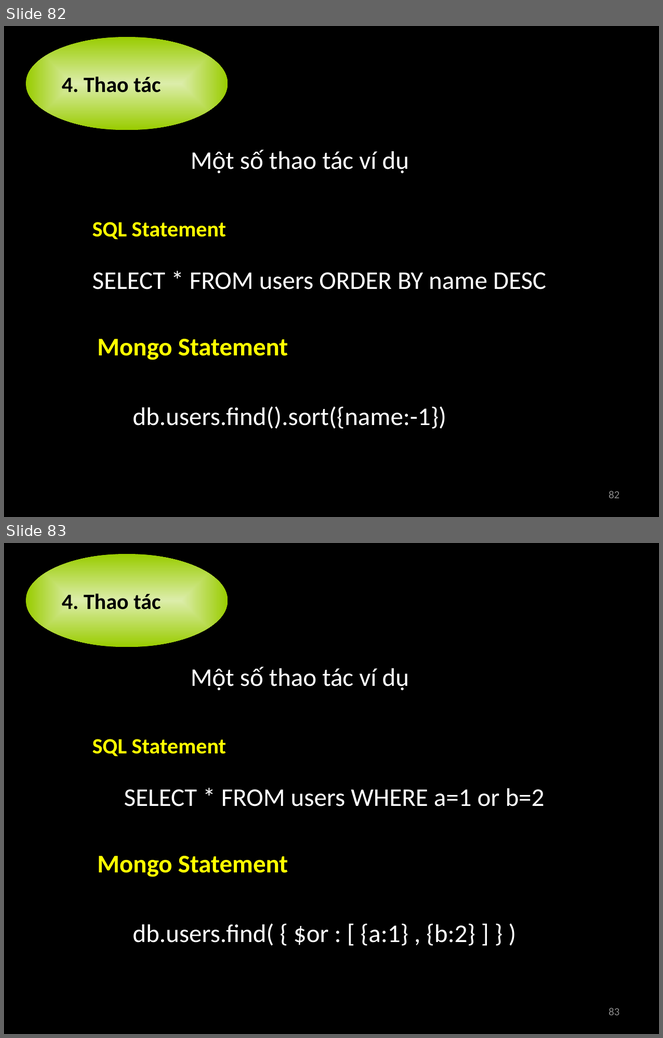
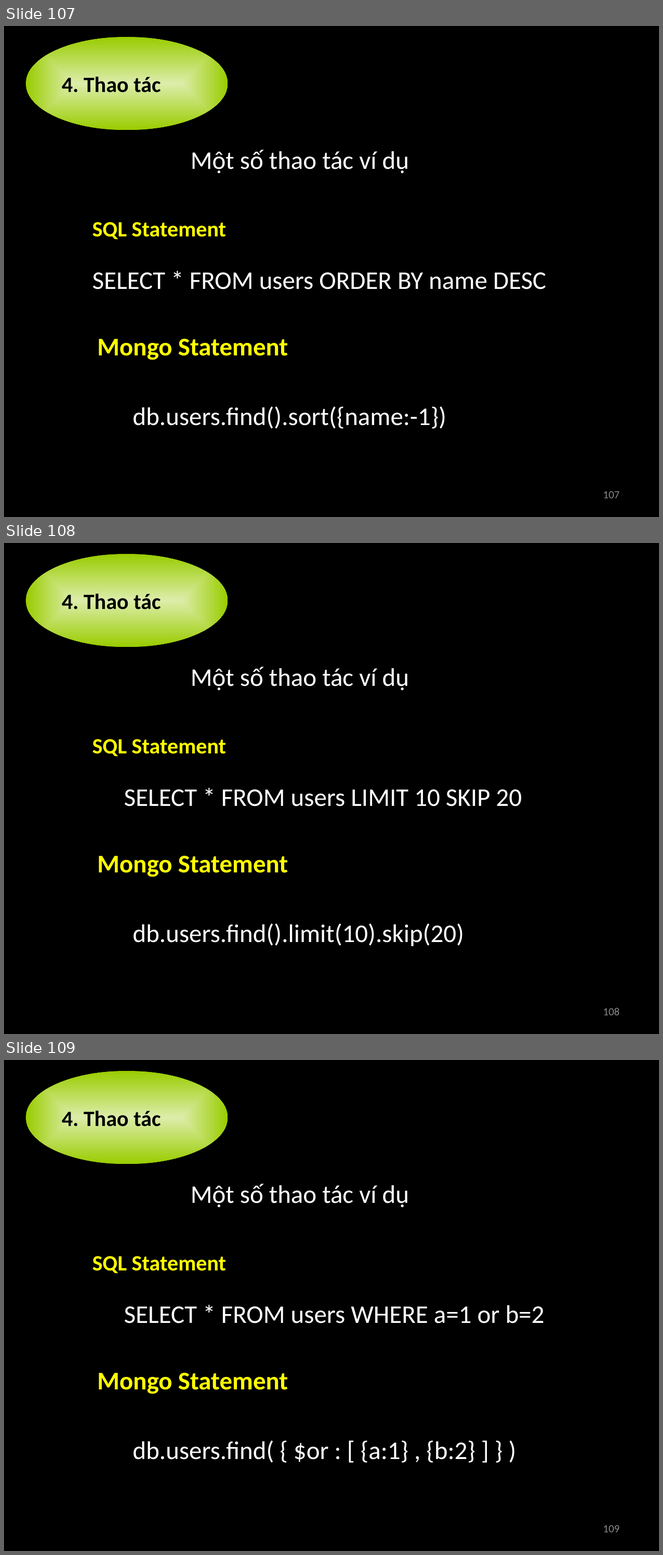
Before and after one commit to nguyenminhthong27/academic-term2-2012-distributed-application-group-21, a slide deck: 0.Seminar MongoDB/Introduction MongoDB.pptx. Shown one above the other, each under a label of ours: slides 82 and 83 before the commit, slides 107, 108 and 109 after it. The pictures are 663x1038 and 663x1555 pixels, drawn with LibreOffice and Linux fonts; fonts in the diff are those of the drawing. Boxes give left, top, right and bottom in pixels: in the first picture for what was removed or moved away, otherwise in the second. Text is boxed around its words. In the diff, an @@ line names an element or a change of style, - is before the commit and + after.

```diff
--- a/0.Seminar MongoDB/Introduction MongoDB.pptx
+++ b/0.Seminar MongoDB/Introduction MongoDB.pptx
@@ slide 108 added at (x1=4, y1=543, x2=659, y2=1034), background #000000 @@
@@ ellipse added at (x1=26, y1=554, x2=228, y2=647), fill gradient #E4F0D6 to #99CC00, 24 pt, text #000000, bold @@
+4. Thao tác
@@ text added at (x1=191, y1=667, x2=409, y2=691), 28 pt, text #FFFFFF @@
+Một số thao tác ví dụ
@@ text added at (x1=92, y1=739, x2=227, y2=757), 24 pt, text #FFFF00, bold @@
+SQL Statement
@@ text added at (x1=124, y1=789, x2=522, y2=807), 28 pt, text #FFFFFF @@
+SELECT * FROM users LIMIT 10 SKIP 20
@@ text added at (x1=97, y1=856, x2=288, y2=877), 28 pt, text #FFFF00, bold @@
+Mongo Statement
@@ text added at (x1=133, y1=924, x2=464, y2=947), 28 pt, text #FFFFFF @@
+db.users.find().limit(10).skip(20)
@@ page number added at (x1=603, y1=1008, x2=620, y2=1016), 12 pt, text #8C8C8C @@
+108
@@ what was slide 82 is now slide 107 @@
@@ page number at (x1=603, y1=491, x2=620, y2=499): text changed @@
-82
+107
@@ what was slide 83 is now slide 109 @@
@@ page number at (x1=603, y1=1525, x2=620, y2=1533): text changed @@
-83
+109
```
Also in this commit, not shown: 26 slides changed, 28 other slides added, 1 slide removed.
